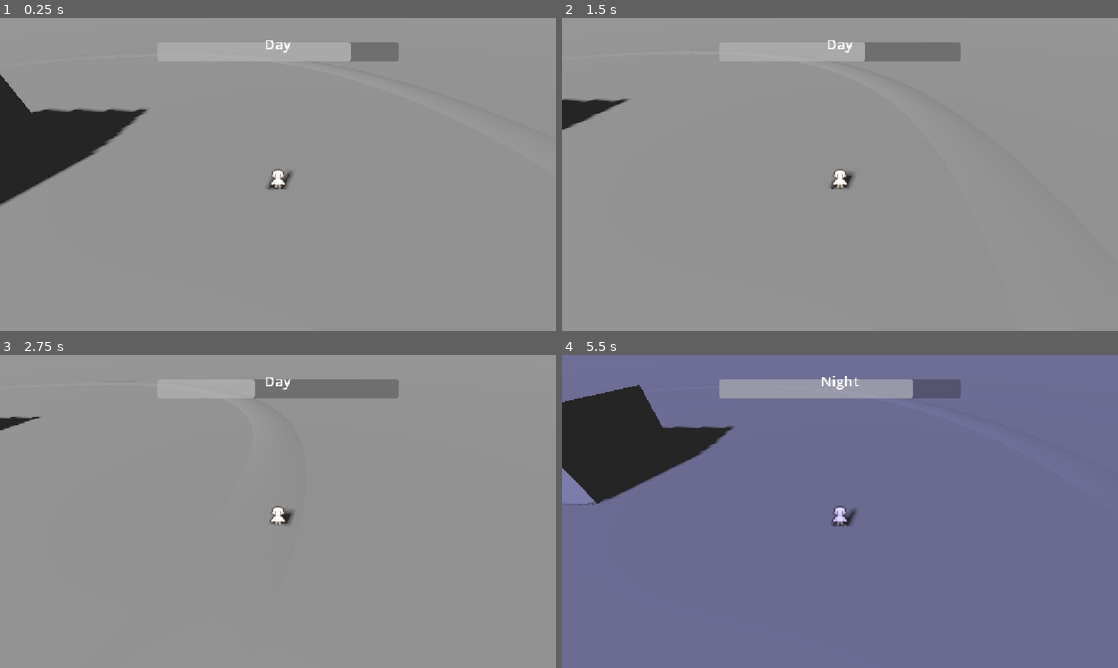
Above: before the commit, frames 1-4 (two rows, left to right).
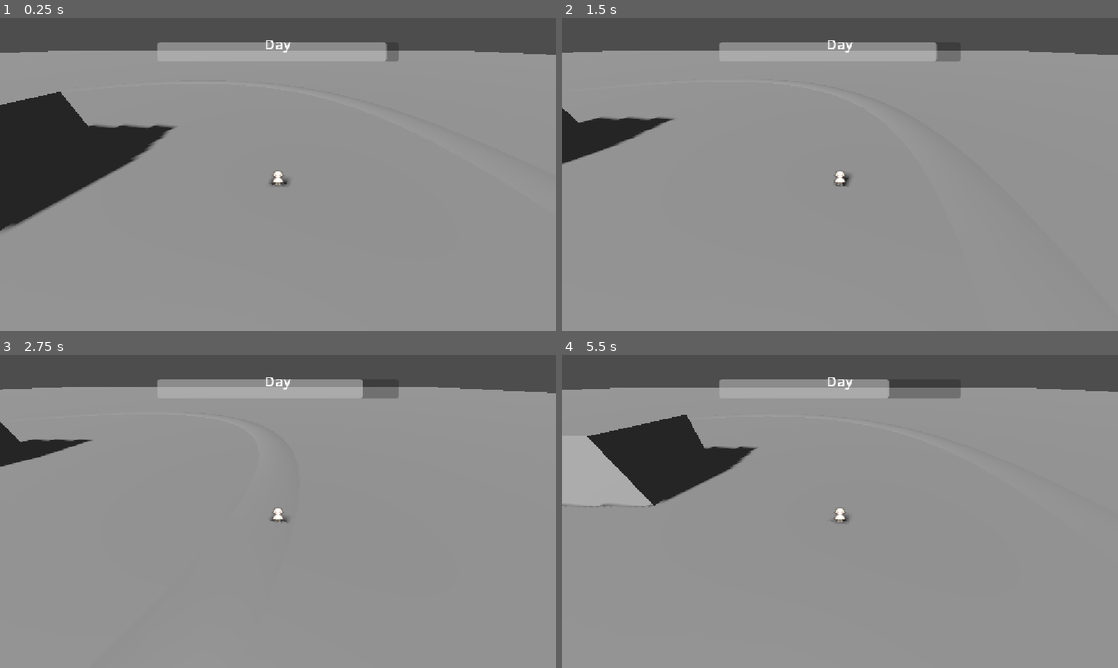
Above: after the commit, the same moments.

Repository: snikkers00/Werewolf-Survivor-Game-Off-Jam-26
Game: Godot game, scene res://world/main_world.tscn
The game is run twice, just before and just after one commit, with the same random seed, the same clock (stepped at 60 frames per second) and the same inputs.
Inputs:
- Up to frame 1 (0.25 s): no input
- Up to frame 2 (1.5 s): tap Enter at 0.5 s; hold Right (ui_right) 0.53-1.28 s; hold Down (ui_down) from 1.28 s (still down)
- Up to frame 3 (2.75 s): release Down (ui_down) at 2.03 s; hold Right (ui_right) from 2.03 s (still down)
- Up to frame 4 (5.5 s): release Right (ui_right) at 2.78 s; hold Up (ui_up) 2.78-3.53 s; hold Left (ui_left) 3.53-5.03 s; hold Down (ui_down) from 5.03 s (still down)

The runs differ from the first frame. In frame 1, 15% of the frame differs, in the area x 0-100%, y 0-69%; in frame 2, 13%; in frame 3, 12%; in frame 4, 96%, in the area x 0-100%, y 0-100%.

Commit message:
Add health and enemy damage mechanics
Add reusable health components for players and enemies, make enemies chase and damage the player, and spawn them around the player. Extend the day-night timer and update collision layers.

Diff:
--- a/entities/enemies/enemy_body.gd
+++ b/entities/enemies/enemy_body.gd
@@ -1,21 +1,27 @@
 extends CharacterBody3D
 
 const SPEED = 2
+@onready var enemysprite : AnimatedSprite3D = %EnemySprite
+@export var enemy_damage : int
 
 func _physics_process(_delta):
-	# Add the gravity.
-	#if not is_on_floor():
-		#velocity += get_gravity() * delta
-#
-	## Get the input direction and handle the movement/deceleration.
-	## As good practice, you should replace UI actions with custom gameplay actions.
-	#var input_dir = Input.get_vector("ui_left", "ui_right", "ui_up", "ui_down")
-	#var direction = (transform.basis * Vector3(input_dir.x, 0, input_dir.y)).normalized()
-	#if direction:
-		#velocity.x = direction.x * SPEED
-		#velocity.z = direction.z * SPEED
-	#else:
-		#velocity.x = move_toward(velocity.x, 0, SPEED)
-		#velocity.z = move_toward(velocity.z, 0, SPEED)
+	var player_postion : Vector3 = get_tree().get_first_node_in_group("Player").global_position
+	if player_postion != null:
+		var dir_to_player = global_position.direction_to(player_postion).normalized()
+		velocity.x = dir_to_player.x * SPEED
+		velocity.z = dir_to_player.z * SPEED
+		move_and_slide()
+	elif player_postion == null:
+		print("player position invalid")
 
-	move_and_slide()
+	if velocity.x > 0:
+		enemysprite.flip_h = true
+
+	elif velocity.x < 0:
+		enemysprite.flip_h = false
+
+
+func _on_hit(body: Node2D) -> void:
+	var target_health = body.get_node_or_null("Health") as Health
+	if target_health:
+		target_health.damage(enemy_damage)
--- a/entities/enemies/enemy_body.tscn
+++ b/entities/enemies/enemy_body.tscn
@@ -2,6 +2,7 @@
 
 [ext_resource type="Script" uid="uid://dhbuvx6eiimey" path="res://entities/enemies/enemy_body.gd" id="1_ajstd"]
 [ext_resource type="Texture2D" uid="uid://22tpa8o2w5h8" path="res://entities/player/sprites/16x32 Walk-Sheet.png" id="1_iqk4o"]
+[ext_resource type="Script" uid="uid://dmmwsrob8v0es" path="res://entities/health.gd" id="3_mykbo"]
 
 [sub_resource type="AtlasTexture" id="AtlasTexture_mlbij"]
 atlas = ExtResource("1_iqk4o")
@@ -157,12 +158,12 @@
 
 [node name="EnemyBody" type="CharacterBody3D" unique_id=996570798 groups=["Enemy"]]
 collision_layer = 4
-collision_mask = 23
+collision_mask = 21
 axis_lock_linear_y = true
 script = ExtResource("1_ajstd")
 
 [node name="EnemySprite" type="AnimatedSprite3D" parent="." unique_id=1948147315]
-transform = Transform3D(1, 0, 0, 0, 1, 0, 0, 0, 1, 0, 0.16450268, 0)
+unique_name_in_owner = true
 modulate = Color(1, 0.78431374, 0.78431374, 1)
 shaded = true
 double_sided = false
@@ -170,19 +171,9 @@
 sprite_frames = SubResource("SpriteFrames_o6l3f")
 
 [node name="EnemyCollision" type="CollisionShape3D" parent="." unique_id=1626003485]
-transform = Transform3D(1, 0, 0, 0, 1, 0, 0, 0, 1, 0, 0.14324604, 0)
 shape = SubResource("CapsuleShape3D_b6xf8")
 
-[node name="HurtBox" type="Area3D" parent="." unique_id=1352416674]
-transform = Transform3D(1, 0, 0, 0, 1, 0, 0, 0, 1, 0, 0.00061737, 0)
-
-[node name="EnemyCollision2" type="CollisionShape3D" parent="HurtBox" unique_id=1599036643]
-transform = Transform3D(1, 0, 0, 0, 1, 0, 0, 0, 1, 0, 0.12726307, 0)
-shape = SubResource("CapsuleShape3D_b6xf8")
-
-[node name="HitBox" type="Area3D" parent="." unique_id=1352395168]
-transform = Transform3D(1, 0, 0, 0, 1, 0, 0, 0, 1, 0, 0.00061737, 0)
-
-[node name="EnemyCollision3" type="CollisionShape3D" parent="HitBox" unique_id=1613861708]
-transform = Transform3D(1, 0, 0, 0, 1, 0, 0, 0, 1, 0, 0.12726307, 0)
-shape = SubResource("CapsuleShape3D_b6xf8")
+[node name="Health" type="Node" parent="." unique_id=1249439681]
+script = ExtResource("3_mykbo")
+health = 2
+metadata/_custom_type_script = "uid://dmmwsrob8v0es"
--- a/entities/enemies/enemy_spawner.gd
+++ b/entities/enemies/enemy_spawner.gd
@@ -18,7 +18,13 @@
 		enemy_spawn_timer.start()
 
 func spawn_enemy():
-	var spawn_location = randf()
+	var player_postion : Vector3 = get_tree().get_first_node_in_group("Player").global_position
+	var spawn_angle = randf_range(0, TAU)
+	var spawn_distance = 10
+	var x_offset = cos(spawn_angle) * spawn_distance
+	var y_offset = sin(spawn_angle) * spawn_distance
+	var spawn_pos : Vector3 = Vector3((player_postion.x + x_offset) , 0 , (player_postion.y + y_offset) )
 	var enemy_picked = enemy_types.pick_random()
 	var enemy_to_spawn = enemy_picked.instantiate()
 	add_child(enemy_to_spawn)
+	enemy_to_spawn.global_position = spawn_pos
--- /dev/null
+++ b/entities/health.gd
@@ -0,0 +1,13 @@
+class_name Health extends Node
+
+signal death
+
+@export var health: int = 1:
+	set(value):
+		health = value
+		if health <= 0:
+			death.emit()
+
+
+func damage(amount: int) -> void:
+	health -= amount
--- a/entities/player/player_character.gd
+++ b/entities/player/player_character.gd
@@ -1,9 +1,12 @@
 extends CharacterBody3D
 
+@onready var health: Health = $Health
 
 const SPEED = 2.5
 const JUMP_VELOCITY = 4.5
 
+func _ready():
+	health.death.connect(_on_death)
 
 func _physics_process(delta):
 	# Add the gravity.
@@ -22,3 +25,6 @@
 		velocity.z = move_toward(velocity.z, 0, SPEED)
 
 	move_and_slide()
+
+func _on_death():
+	queue_free()
--- a/entities/player/player_character.tscn
+++ b/entities/player/player_character.tscn
@@ -2,6 +2,7 @@
 
 [ext_resource type="Script" uid="uid://b581qiyy2dqp8" path="res://entities/player/player_character.gd" id="1_b5xsv"]
 [ext_resource type="Texture2D" uid="uid://22tpa8o2w5h8" path="res://entities/player/sprites/16x32 Walk-Sheet.png" id="1_rypbc"]
+[ext_resource type="Script" uid="uid://dmmwsrob8v0es" path="res://entities/health.gd" id="3_gnhdx"]
 
 [sub_resource type="CapsuleShape3D" id="CapsuleShape3D_o6l3f"]
 radius = 0.08544922
@@ -161,7 +162,7 @@
 
 [node name="PlayerCharacter" type="CharacterBody3D" unique_id=1825023238 groups=["Player"]]
 collision_layer = 2
-collision_mask = 47
+collision_mask = 43
 script = ExtResource("1_b5xsv")
 
 [node name="PlayerCollision" type="CollisionShape3D" parent="." unique_id=2008961977]
@@ -180,6 +181,7 @@
 transform = Transform3D(1, 0, 0, 0, 0.7660443, 0.6427875, 0, -0.6427875, 0.7660443, 0, 1.5, 1.538)
 
 [node name="Camera3D" type="Camera3D" parent="CameraManager" unique_id=2032683642]
+fov = 90.0
 
 [node name="HurtBox" type="Area3D" parent="." unique_id=133662672]
 transform = Transform3D(1, 0, 0, 0, 1, 0, 0, 0, 1, 0, 0.00061737, 0)
@@ -187,3 +189,8 @@
 [node name="PlayerHurt" type="CollisionShape3D" parent="HurtBox" unique_id=446851708]
 transform = Transform3D(1, 0, 0, 0, 1, 0, 0, 0, 1, 0, 0.1392107, 0)
 shape = SubResource("CapsuleShape3D_0ny5y")
+
+[node name="Health" type="Node" parent="." unique_id=893059753]
+script = ExtResource("3_gnhdx")
+health = 50
+metadata/_custom_type_script = "uid://dmmwsrob8v0es"
--- a/project.godot
+++ b/project.godot
@@ -71,6 +71,9 @@
 3d_physics/layer_4="Interactable"
 3d_physics/layer_5="PlayerAttacks"
 3d_physics/layer_6="BaseAura"
+3d_physics/layer_7="AllyHitBox"
+3d_physics/layer_8="EnemyHitBox"
+3d_physics/layer_9="EnemyHurtBox"
 
 [physics]
 
--- a/world/main_world.tscn
+++ b/world/main_world.tscn
@@ -53,7 +53,7 @@
 
 [node name="Day_NightTimer" type="Timer" parent="WorldHandler" unique_id=1882201535]
 unique_name_in_owner = true
-wait_time = 5.0
+wait_time = 20.0
 autostart = true
 
 [node name="WorldGround" type="StaticBody3D" parent="." unique_id=322917489]
@@ -91,7 +91,7 @@
 [node name="Entities" type="Node3D" parent="." unique_id=1342972052]
 
 [node name="PlayerCharacter" parent="Entities" unique_id=1825023238 instance=ExtResource("1_6i3v4")]
-transform = Transform3D(1, 0, 0, 0, 1, 0, 0, 0, 1, 3.879191, 0.18245387, 0)
+transform = Transform3D(1, 0, 0, 0, 1, 0, 0, 0, 1, 3.879191, 0.01768972, 0)
 
 [node name="EnemySpawner" type="Node3D" parent="Entities" unique_id=1442707549]
 transform = Transform3D(1, 0, 0, 0, 1, 0, 0, 0, 1, 1.6614411, 0, -4.041055)
Not shown, added: entities/health.gd.uid
